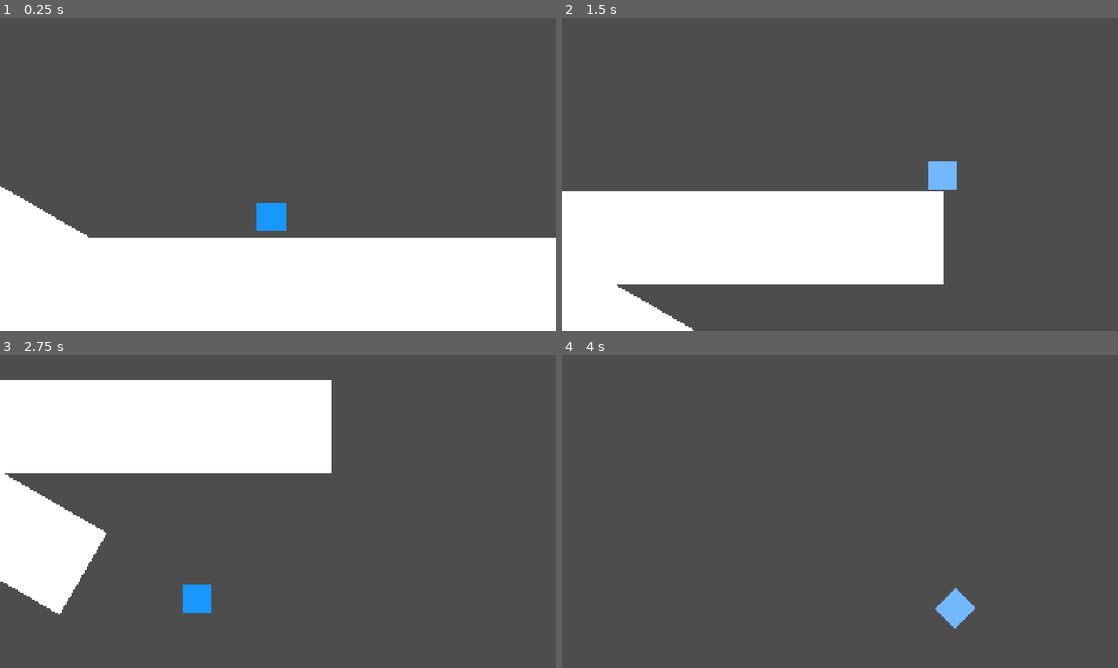
Above: before the commit, frames 1-4 (two rows, left to right).
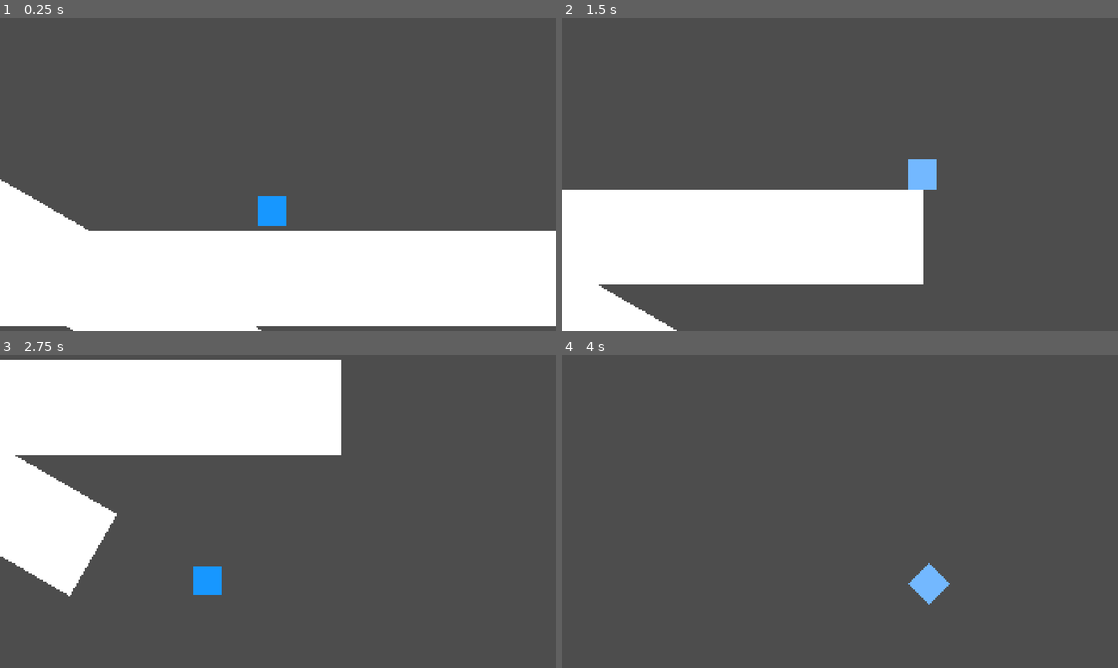
Above: after the commit, the same moments.

Repository: ruzet/SmashUltimateMovementRecreation
Game: Godot game, scene res://MovementTesting.tscn
The game is run twice, just before and just after one commit, with the same random seed, the same clock (stepped at 60 frames per second) and the same inputs.
Inputs:
- Up to frame 1 (0.25 s): no input
- Up to frame 2 (1.5 s): hold X (Dodge) 0.53-1.28 s; hold Right (ui_right) from 0.53 s (still down); tap Z (Jump) at 0.77 s; tap X (Dodge) at 1.35 s
- Up to frame 3 (2.75 s): tap Z (Jump) at 1.52 s; release Right (ui_right) at 2.03 s; hold Left (ui_left) from 2.03 s (still down); hold X (Dodge) from 2.03 s (still down)
- Up to frame 4 (4 s): release Left (ui_left) at 2.78 s; release X (Dodge) at 2.78 s; hold Right (ui_right) from 2.78 s (still down); tap X (Dodge) at 2.85 s; tap Z (Jump) at 3.02, 3.77 s; hold X (Dodge) from 3.53 s (still down)

The runs differ from the first frame. In frame 1, 3.4% of the frame differs, in the area x 0-100%, y 51-100%; in frame 2, 2.5%; in frame 3, 10%, in the area x 0-62%, y 1-83%; in frame 4, 1.0%.

Commit message:
added knockback, which uses the formula from smash ultimate so its kinda cool and same-ish if i tweak enough

Diff:
--- a/Camera.gd
+++ b/Camera.gd
@@ -1,6 +1,6 @@
 extends Camera2D
 
-const FollowSpeed = 3
+const FollowSpeed = 4
 
 func _ready() -> void:
 	pass
--- a/Player.gd
+++ b/Player.gd
@@ -14,6 +14,11 @@
 const Gravity = 1750
 const Jumps = 2
 
+const KBScale = 1.0
+const KBLaunchScale = 0.03 * 60.0 * 3.0 * KBScale
+const KBDecayPerSecond = 0.051 * 3600.0 * 4.0 * KBScale
+const KBHitstunGravity = Gravity * KBScale
+
 const DashTime = 0.5
 const DashDistance = 300
 const AirDodgeXVelocity = 650 #this is set every frame so make it lower when fine turning
@@ -22,10 +27,13 @@
 var XVelocity = 0
 var YVelocity = 0
 var CurrentJumps = 2
+var Percent = 50
 var TimeInAir = 0
 var DashSpeed = 0
 var DashDecel = 0
 var DashDirection = 0
+var HitstunTimer = 0
+var KnockbackVelocity = Vector2.ZERO
 var DashFloorNormal = Vector2.UP
 var DashTangent = Vector2.RIGHT
 var OnGround = false
@@ -35,11 +43,32 @@
 var ResetJumpDebounce = false
 var DodgeDebounce = false
 var IsJumping = false
+var Hitlag = false
+var Hitstun = false
+var WasHitstun = false
 
 func ResetJumpDebounceFunction():
 	ResetJumpDebounce = true
 	await get_tree().create_timer(0.05).timeout
 	ResetJumpDebounce = false
+
+func GetKnockbackUnits(Damage, CurrentPercent, Weight, KnockbackScaling, BaseKnockback, Multiplier):
+	return ((((((CurrentPercent / 10) + ((CurrentPercent * Damage) / 20)) * (200 / (Weight + 100)) * 1.4) + 18) * KnockbackScaling) + BaseKnockback) * Multiplier
+
+func Knockback(Angle, Damage, Weight, KnockbackScaling, BaseKnockback, Multiplier):
+	Percent += Damage
+	var KB = GetKnockbackUnits(Damage, Percent, Weight, KnockbackScaling, BaseKnockback, Multiplier)
+
+	Dodging = false
+	AirDodging = false
+	$"ColorRect".rotation_degrees = 0
+	$"ColorRect".color = Color.from_rgba8(236, 86, 140)
+	var Dir = Vector2(cos(deg_to_rad(Angle)), -sin(deg_to_rad(Angle)))
+	KnockbackVelocity = Dir * KB * KBLaunchScale
+	HitstunTimer = (floor(KB * 0.4) - 1) / 60.0
+	Hitstun = true
+	XVelocity = 0
+	YVelocity = 0
 
 func Dash(ParamDashDirection):
 	DashFloorNormal = get_floor_normal()
@@ -96,10 +125,6 @@
 	else:
 		return
 
-
-func _ready() -> void:
-	pass
-
 func _input(event: InputEvent) -> void:
 	var Direction = Input.get_axis("ui_left", "ui_right")
 	if event.is_action_pressed("Jump"):
@@ -123,12 +148,30 @@
 			if Direction != 0: Dash(Direction)
 		else:
 			AirDodge()
+	elif event.is_action_pressed("Knockback"):
+		Knockback(305, 10, 100, 1, 80, 1)
 
 func _physics_process(delta: float) -> void:
 	var Direction = Input.get_axis("ui_left", "ui_right")
 	OnGround = self.is_on_floor()
-
-	if !Dodging:
+	if HitstunTimer > 0:
+		HitstunTimer -= delta
+	else:
+		if $"ColorRect".color == Color.from_rgba8(236, 86, 140):
+			$"ColorRect".color = Color.from_rgba8(23, 151, 255)
+	Hitstun = HitstunTimer > 0
+
+	if WasHitstun && !Hitstun:
+		var Carry = Vector2(XVelocity, YVelocity) + KnockbackVelocity
+		Carry = Carry.limit_length(1200)
+		if OnGround:
+			Carry.y = 0
+		XVelocity = Carry.x
+		YVelocity = Carry.y
+		KnockbackVelocity = Vector2.ZERO
+	WasHitstun = Hitstun
+
+	if !Dodging && !Hitstun:
 		if OnGround == true:
 			if AirDodging:
 				AirDodging = false
@@ -175,7 +218,7 @@
 					YVelocity = FallingSpeed
 				else:
 					YVelocity += Gravity * delta
-	else:
+	elif Dodging && !Hitstun:
 		var NextDashSpeed = max(DashSpeed - DashDecel * delta, 0)
 		var Result = Raycast()
 
@@ -188,5 +231,30 @@
 			XVelocity = DashVelocity.x
 			YVelocity = DashVelocity.y
 			DashSpeed = NextDashSpeed
-	self.velocity = Vector2(XVelocity, YVelocity)
+	elif Hitstun:
+		XVelocity = 0
+		if OnGround and YVelocity > 0:
+			YVelocity = 0
+		else:
+			YVelocity = min(YVelocity + KBHitstunGravity * delta, FallingSpeed * KBScale)
+
+	var Decay = KBDecayPerSecond * delta
+	if KnockbackVelocity.length() > Decay:
+		KnockbackVelocity -= KnockbackVelocity.normalized() * Decay
+	else:
+		KnockbackVelocity = Vector2.ZERO
+
+	self.velocity = Vector2(XVelocity, YVelocity) + KnockbackVelocity
+	print(Hitstun)
+	print(KnockbackVelocity.length())
 	move_and_slide()
+
+	if Hitstun:
+		for Collision in get_slide_collision_count():
+			var Normal = get_slide_collision(Collision).get_normal()
+			if KnockbackVelocity.dot(Normal) < 0:
+				var IsFloor = Normal.y < -0.7
+				if KnockbackVelocity.length() > 300 && HitstunTimer > 0.1:
+					KnockbackVelocity = KnockbackVelocity.bounce(Normal) * (0.6 if IsFloor else 0.95)
+				else:
+					KnockbackVelocity = KnockbackVelocity.slide(Normal)
--- a/project.godot
+++ b/project.godot
@@ -34,6 +34,11 @@
 "events": [Object(InputEventKey,"resource_local_to_scene":false,"resource_name":"","device":-1,"window_id":0,"alt_press …(192 unchanged characters)…
 ]
 }
+Knockback={
+"deadzone": 0.2,
+"events": [Object(InputEventKey,"resource_local_to_scene":false,"resource_name":"","device":-1,"window_id":0,"alt_pressed":false,"shift_pressed":false,"ctrl_pressed":false,"meta_pressed":false,"pressed":false,"keycode":0,"physical_keycode":67,"key_label":0,"unicode":99,"location":0,"echo":false,"script":null)
+]
+}
 
 [physics]
 
